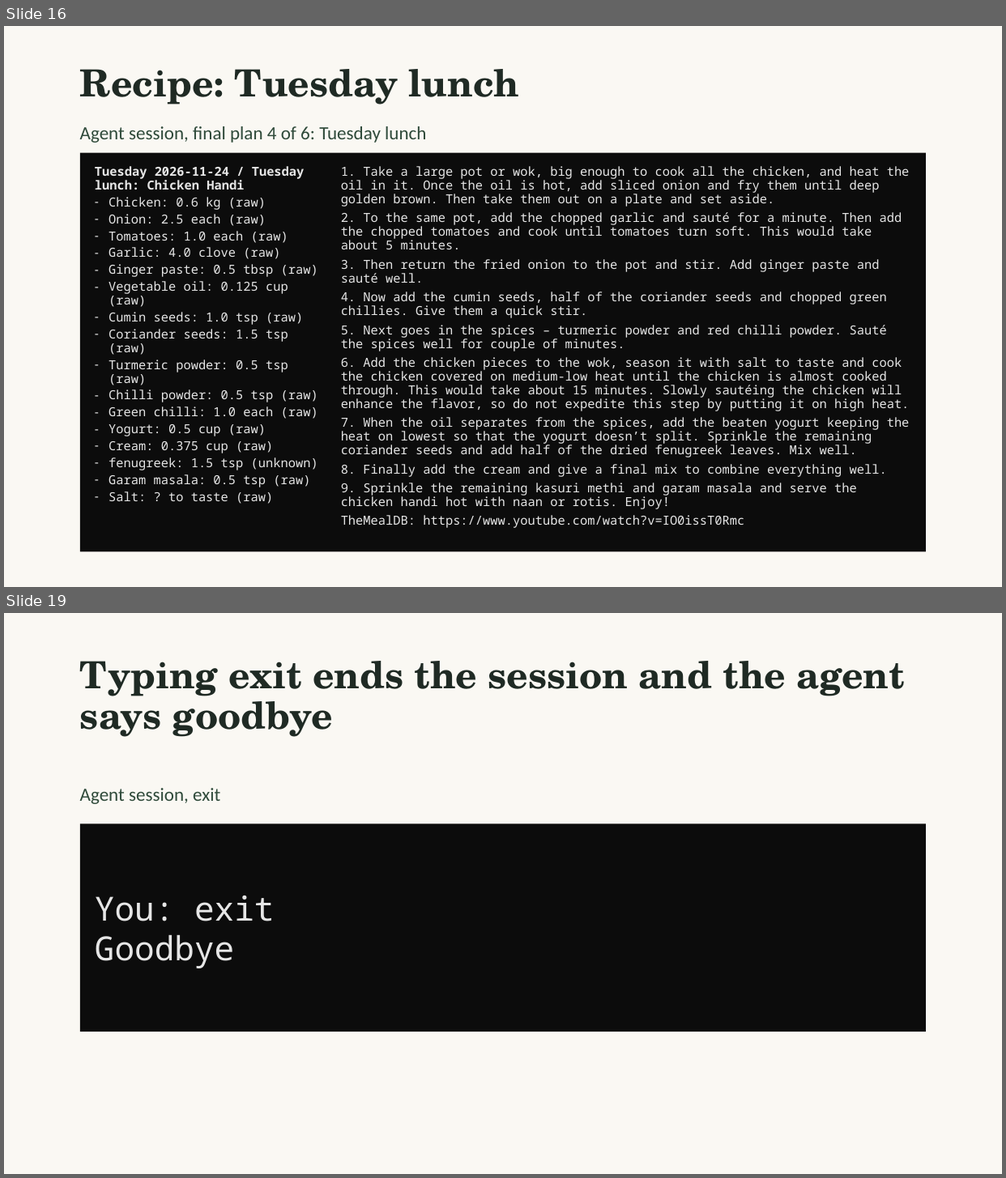
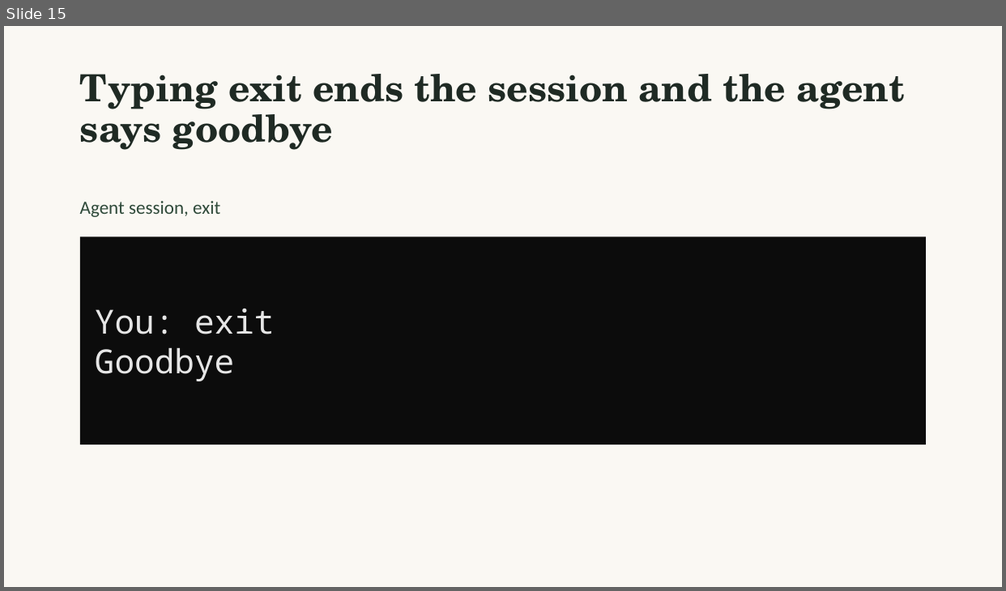
Before and after one commit to gabrieleguetta/ai-workshop-project, a slide deck: MVP-Presentation.pptx. Shown one above the other, each under a label of ours: slides 16 and 19 before the commit, slide 15 after it; the slides between them are not shown. The pictures are 1006x1178 and 1006x591 pixels, drawn with LibreOffice and Linux fonts; fonts in the diff are those of the drawing. Boxes give left, top, right and bottom in pixels: in the first picture for what was removed or moved away, otherwise in the second. Text is boxed around its words. In the diff, an @@ line names an element or a change of style, - is before the commit and + after.

```diff
--- a/MVP-Presentation.pptx
+++ b/MVP-Presentation.pptx
@@ slide 16 removed at (4, 26, 1002, 587), background #FAF8F3 @@
@@ title removed at (80, 69, 519, 105) @@
-Recipe: Tuesday lunch
@@ text removed at (80, 126, 426, 143) @@
-Agent session, final plan 4 of 6: Tuesday lunch
@@ rectangle removed at (80, 152, 927, 552) @@
@@ text removed at (95, 166, 318, 504) @@
-Tuesday 2026-11-24 / Tuesday lunch: Chicken Handi
-– Chicken: 0.6 kg (raw)
-– Onion: 2.5 each (raw)
-– Tomatoes: 1.0 each (raw)
-– Garlic: 4.0 clove (raw)
-– Ginger paste: 0.5 tbsp (raw)
-– Vegetable oil: 0.125 cup (raw)
-– Cumin seeds: 1.0 tsp (raw)
-– Coriander seeds: 1.5 tsp (raw)
-– Turmeric powder: 0.5 tsp (raw)
-– Chilli powder: 0.5 tsp (raw)
-– Green chilli: 1.0 each (raw)
-– Yogurt: 0.5 cup (raw)
-– Cream: 0.375 cup (raw)
-– fenugreek: 1.5 tsp (unknown)
-– Garam masala: 0.5 tsp (raw)
-– Salt: ? to taste (raw)
@@ text removed at (341, 166, 910, 528) @@
-1. Take a large pot or wok, big enough to cook all the chicken, and heat the oil in it. Once the oil is hot, add sliced onion and fry them until deep golden brown. Then take them out on a plate and set aside.
-2. To the same pot, add the chopped garlic and sauté for a minute. Then add the chopped tomatoes and cook until tomatoes turn soft. This would take about 5 minutes.
-3. Then return the fried onion to the pot and stir. Add ginger paste and sauté well.
-4. Now add the cumin seeds, half of the coriander seeds and chopped green chillies. Give them a quick stir.
-5. Next goes in the spices – turmeric powder and red chilli powder. Sauté the spices well for couple of minutes.
-6. Add the chicken pieces to the wok, season it with salt to taste and cook the chicken covered on medium-low heat until the chicken is almost cooked through. This would take about 15 minutes. Slowly sautéing the chicken will enhance the flavor, so do not expedite this step by putting it on high heat.
-7. When the oil separates from the spices, add the beaten yogurt keeping the heat on lowest so that the yogurt doesn’t split. Sprinkle the remaining coriander seeds and add half of the dried fenugreek leaves. Mix well.
-8. Finally add the cream and give a final mix to combine everything well.
-9. Sprinkle the remaining kasuri methi and garam masala and serve the chicken handi hot with naan or rotis. Enjoy!
-TheMealDB: https://www.youtube.com/watch?v=IO0issT0Rmc
@@ what was slide 19 is now slide 15 @@
```
Also in this commit, not shown: 8 slides changed, 4 slides added, 7 other slides removed, 3 other files.
